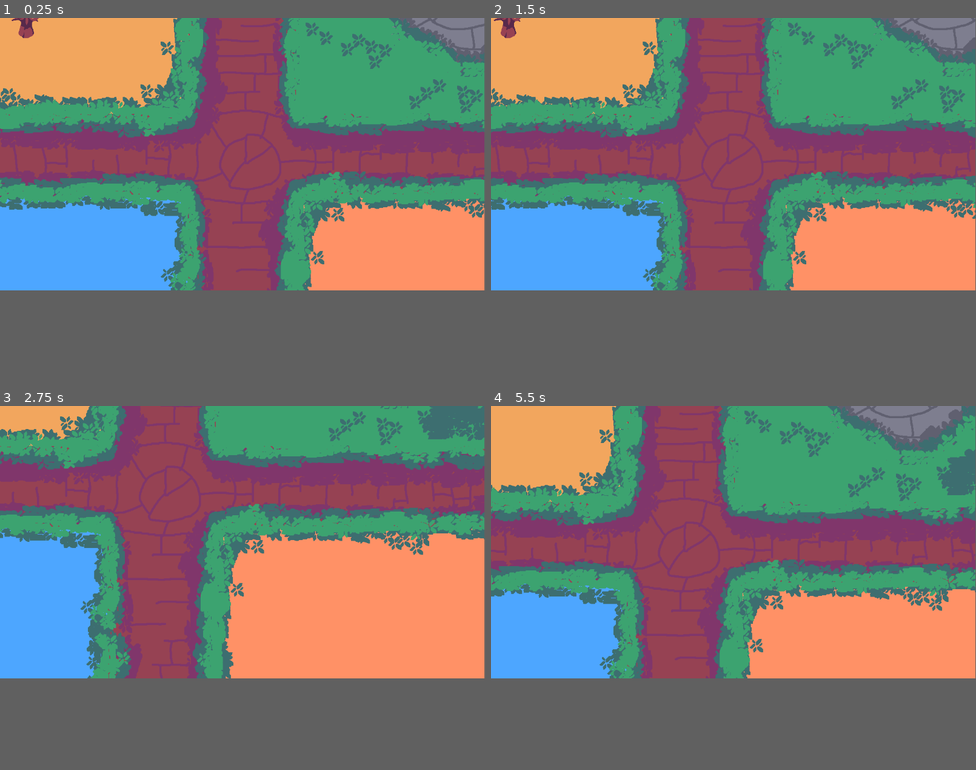
Above: before the commit, frames 1-4 (two rows, left to right).
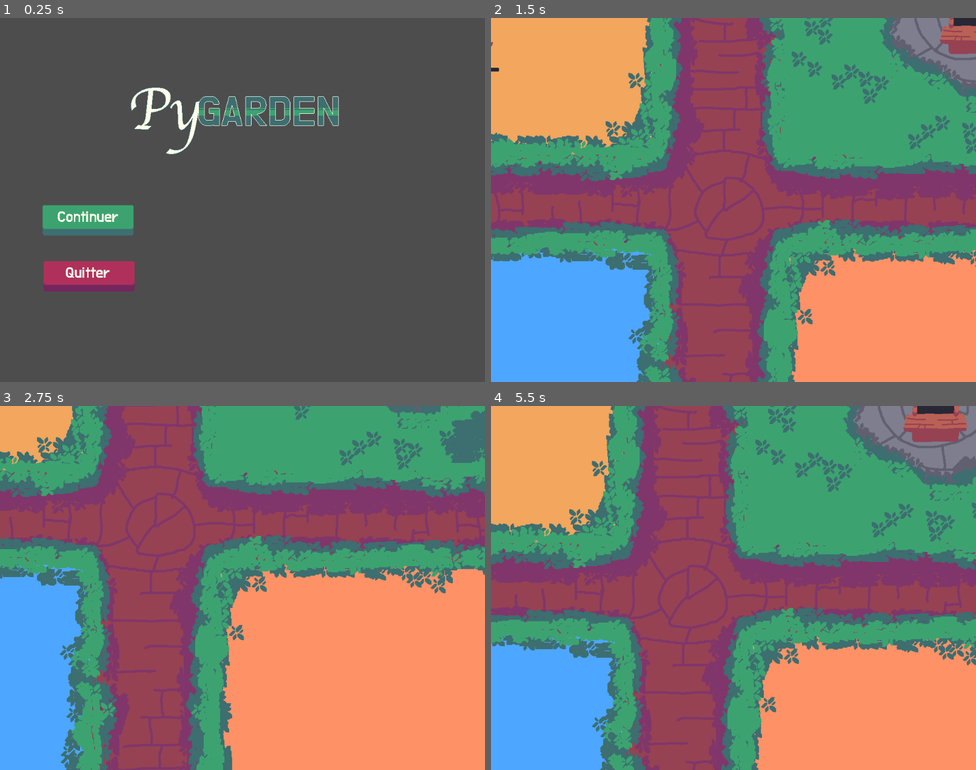
Above: after the commit, the same moments.

Repository: julesjung/pygarden
Game: Godot game, scene res://scenes/main_menu.tscn
Same seed, same stepped clock (60 frames per second), same inputs: the game is played once before the commit and once after it. Before the commit the project starts from res://scenes/game.tscn.
Inputs (mouse positions are in pixels of both pictures, inside the frame that each line leads up to):
- Up to frame 1 (0.25 s): no input
- Up to frame 2 (1.5 s): click (578, 170) at 0.52 s; tap Enter at 1.25 s; move the mouse to (840, 141) at 1.27 s; hold Right (ui_right) from 1.28 s (still down); click (840, 141) at 1.42 s
- Up to frame 3 (2.75 s): move the mouse to (145, 555) at 2.02 s; release Right (ui_right) at 2.03 s; hold Down (ui_down) from 2.03 s (still down); click (145, 555) at 2.17 s
- Up to frame 4 (5.5 s): move the mouse to (782, 482) at 2.77 s; release Down (ui_down) at 2.78 s; hold Right (ui_right) 2.78-3.53 s; click (782, 482) at 2.92 s; move the mouse to (709, 595) at 3.52 s; hold Up (ui_up) 3.53-4.28 s; click (709, 595) at 3.67 s; move the mouse to (879, 584) at 4.27 s; hold Left (ui_left) from 4.28 s (still down); click (879, 584) at 4.42 s; move the mouse to (588, 500) at 5.02 s; click (588, 500) at 5.17 s
In our replay, the window is 799x449 before the commit and 800x600 after it. These sizes can differ from the game's own. Grey fills any space a smaller window leaves; there, only what the larger window draws over its background counts as a difference.

The runs differ from the first frame. In frame 1, 75% of the frame differs, in the area x 0-100%, y 0-76%; in frame 2, 55%; in frame 3, 42%; in frame 4, 54%.

Commit message:
add main menu and progress bars for tree growth

Diff:
--- a/project.godot
+++ b/project.godot
@@ -11,8 +11,13 @@
 [application]
 
 config/name="PyGarden"
-run/main_scene="uid://chkxcvd0lqhga"
+run/main_scene="uid://cx4ht744wy5xw"
 config/features=PackedStringArray("4.6", "Mobile")
+
+[display]
+
+window/size/viewport_width=1024
+window/size/viewport_height=768
 
 [physics]
 
--- a/scenes/game.tscn
+++ b/scenes/game.tscn
@@ -1,12 +1,15 @@
 [gd_scene format=3 uid="uid://chkxcvd0lqhga"]
 
+[ext_resource type="Script" uid="uid://2m4fqey71vfw" path="res://scripts/game.gd" id="1_gee14"]
 [ext_resource type="Texture2D" uid="uid://cdj46qof1gj56" path="res://assets/background.png" id="1_uwrxv"]
 [ext_resource type="PackedScene" uid="uid://ckbqf1vd3rob4" path="res://scenes/player.tscn" id="2_yqjtg"]
 [ext_resource type="PackedScene" uid="uid://clikwtp53mcuy" path="res://scenes/soundtrack_player.tscn" id="3_lnu2h"]
 [ext_resource type="PackedScene" uid="uid://bkms3p4nr72k0" path="res://scenes/plant.tscn" id="4_iywne"]
 [ext_resource type="Resource" uid="uid://bjejmw80cv4yi" path="res://assets/data/oak_tree.tres" id="5_iywne"]
+[ext_resource type="PackedScene" uid="uid://b5crdouk1e5do" path="res://scenes/shop.tscn" id="6_p57ef"]
 
 [node name="Game" type="Node2D" unique_id=1294033400]
+script = ExtResource("1_gee14")
 
 [node name="Background" type="Sprite2D" parent="." unique_id=762893731]
 texture = ExtResource("1_uwrxv")
@@ -14,7 +17,13 @@
 [node name="Player" parent="." unique_id=1945465975 instance=ExtResource("2_yqjtg")]
 
 [node name="Camera2D" type="Camera2D" parent="Player" unique_id=286987270]
+limit_left = -1024
+limit_top = -768
+limit_right = 1024
+limit_bottom = 768
+limit_smoothed = true
 position_smoothing_enabled = true
+position_smoothing_speed = 8.0
 
 [node name="SoundtrackPlayer" parent="." unique_id=985671060 instance=ExtResource("3_lnu2h")]
 
@@ -22,4 +31,8 @@
 position = Vector2(-507, -391)
 plant_data = ExtResource("5_iywne")
 
+[node name="Shop" parent="." unique_id=1832679843 instance=ExtResource("6_p57ef")]
+position = Vector2(531, -431)
+
 [connection signal="input_event" from="Plant" to="Plant" method="_on_input_event"]
+[connection signal="input_event" from="Shop" to="." method="_on_shop_input_event"]
--- /dev/null
+++ b/scenes/main_menu.tscn
@@ -0,0 +1,65 @@
+[gd_scene format=3 uid="uid://cx4ht744wy5xw"]
+
+[ext_resource type="Script" uid="uid://dwdwhf8rik8gu" path="res://scripts/main_menu.gd" id="1_bqqt6"]
+[ext_resource type="Texture2D" uid="uid://673qsrrpdg0c" path="res://assets/logo.png" id="2_wu84c"]
+[ext_resource type="Texture2D" uid="uid://dxj4tpq2266kd" path="res://assets/main_menu/buttons.png" id="3_8ln24"]
+
+[sub_resource type="AtlasTexture" id="AtlasTexture_rtw2f"]
+atlas = ExtResource("3_8ln24")
+region = Rect2(0, 0, 192, 64)
+
+[sub_resource type="AtlasTexture" id="AtlasTexture_oa1go"]
+atlas = ExtResource("3_8ln24")
+region = Rect2(192, 0, 192, 64)
+
+[sub_resource type="AtlasTexture" id="AtlasTexture_bqqt6"]
+atlas = ExtResource("3_8ln24")
+region = Rect2(0, 128, 192, 64)
+
+[sub_resource type="AtlasTexture" id="AtlasTexture_wu84c"]
+atlas = ExtResource("3_8ln24")
+region = Rect2(192, 128, 192, 64)
+
+[node name="MainMenu" type="Control" unique_id=915495889]
+layout_mode = 3
+anchors_preset = 15
+anchor_right = 1.0
+anchor_bottom = 1.0
+grow_horizontal = 2
+grow_vertical = 2
+script = ExtResource("1_bqqt6")
+
+[node name="Logo" type="Sprite2D" parent="." unique_id=1404496493]
+position = Vector2(519, 210)
+texture = ExtResource("2_wu84c")
+
+[node name="ContinueButton" type="TextureButton" parent="." unique_id=1818256097]
+layout_mode = 1
+anchors_preset = -1
+anchor_left = 0.091000006
+anchor_top = 0.514
+anchor_right = 0.275
+anchor_bottom = 0.61300004
+offset_left = -3.1840057
+offset_top = 0.24798584
+offset_right = 0.3999939
+offset_bottom = 0.09597778
+texture_normal = SubResource("AtlasTexture_rtw2f")
+texture_pressed = SubResource("AtlasTexture_oa1go")
+
+[node name="QuitButton" type="TextureButton" parent="." unique_id=1828696062]
+layout_mode = 1
+anchors_preset = -1
+anchor_left = 0.09
+anchor_top = 0.66800004
+anchor_right = 0.27800003
+anchor_bottom = 0.767
+offset_left = 0.31999207
+offset_top = 0.13598633
+offset_right = -21.568024
+offset_bottom = -0.016021729
+texture_normal = SubResource("AtlasTexture_bqqt6")
+texture_pressed = SubResource("AtlasTexture_wu84c")
+
+[connection signal="pressed" from="ContinueButton" to="." method="_on_continue_button_pressed"]
+[connection signal="pressed" from="QuitButton" to="." method="_on_quit_button_pressed"]
--- a/scenes/plant.tscn
+++ b/scenes/plant.tscn
@@ -1,6 +1,8 @@
 [gd_scene format=3 uid="uid://bkms3p4nr72k0"]
 
 [ext_resource type="Script" uid="uid://c424sfwrwx50t" path="res://scripts/plant.gd" id="1_fi0kw"]
+[ext_resource type="Texture2D" uid="uid://bdbd8153i0ue5" path="res://assets/progress1.png" id="2_a88lo"]
+[ext_resource type="Texture2D" uid="uid://j8jvthuippbi" path="res://assets/progress2.png" id="3_m5w0e"]
 
 [sub_resource type="RectangleShape2D" id="RectangleShape2D_fi0kw"]
 size = Vector2(192, 256)
@@ -12,3 +14,13 @@
 
 [node name="CollisionShape2D" type="CollisionShape2D" parent="." unique_id=1076744544]
 shape = SubResource("RectangleShape2D_fi0kw")
+
+[node name="ProgressBar" type="TextureProgressBar" parent="." unique_id=914321779]
+offset_left = -56.0
+offset_top = 112.0
+offset_right = 40.0
+offset_bottom = 120.0
+max_value = 92.0
+texture_under = ExtResource("2_a88lo")
+texture_progress = ExtResource("3_m5w0e")
+texture_progress_offset = Vector2(2, 2)
--- /dev/null
+++ b/scenes/shop.tscn
@@ -0,0 +1,14 @@
+[gd_scene format=3 uid="uid://b5crdouk1e5do"]
+
+[ext_resource type="Texture2D" uid="uid://lj57rkuruoj2" path="res://assets/shop.png" id="1_lx5au"]
+
+[sub_resource type="RectangleShape2D" id="RectangleShape2D_lx5au"]
+size = Vector2(192, 256)
+
+[node name="Shop" type="Area2D" unique_id=1049053891]
+
+[node name="Shop" type="Sprite2D" parent="." unique_id=1877878651]
+texture = ExtResource("1_lx5au")
+
+[node name="CollisionShape2D" type="CollisionShape2D" parent="." unique_id=1388834033]
+shape = SubResource("RectangleShape2D_lx5au")
--- /dev/null
+++ b/scenes/shop_ui.tscn
@@ -0,0 +1,18 @@
+[gd_scene format=3 uid="uid://cwhva3e6xgkm4"]
+
+[ext_resource type="Texture2D" uid="uid://48n2ns8s6fy2" path="res://assets/shop/background.png" id="1_fs6yy"]
+
+[node name="ShopUI" type="CanvasLayer" unique_id=2100466771]
+
+[node name="Control" type="Control" parent="." unique_id=1346189924]
+layout_mode = 3
+anchor_right = 0.88900006
+anchor_bottom = 1.1850001
+offset_right = -0.12805176
+offset_bottom = 0.11993408
+grow_horizontal = 2
+grow_vertical = 2
+
+[node name="Background" type="Sprite2D" parent="Control" unique_id=1817772320]
+position = Vector2(512, 384)
+texture = ExtResource("1_fs6yy")
--- /dev/null
+++ b/scripts/game.gd
@@ -0,0 +1,7 @@
+extends Node2D
+
+var _shop_ui = preload("res://scenes/shop_ui.tscn").instantiate()
+
+func _on_shop_input_event(_viewport: Node, event: InputEvent, _shape_idx: int) -> void:
+	if event is InputEventMouseButton and event.is_pressed() and event.button_index == MOUSE_BUTTON_LEFT:
+		add_child(_shop_ui)
--- /dev/null
+++ b/scripts/main_menu.gd
@@ -0,0 +1,7 @@
+extends Control
+
+func _on_continue_button_pressed() -> void:
+	get_tree().change_scene_to_file("res://scenes/game.tscn")
+
+func _on_quit_button_pressed() -> void:
+	get_tree().quit()
--- a/scripts/plant.gd
+++ b/scripts/plant.gd
@@ -1,7 +1,9 @@
 extends Area2D
 
 @export var plant_data: PlantData
+
 @onready var _sprite = $Sprite2D
+@onready var _progress_bar = $ProgressBar
 
 var growth_stage = 0
 var start_time = Time.get_unix_time_from_system()
@@ -14,20 +16,28 @@
 func _process(_delta: float) -> void:
 	var elapsed = Time.get_unix_time_from_system() - start_time
 
-	if growth_stage == 0 and elapsed >= plant_data.growth_time:
-		growth_stage = 1
-		_sprite.frame = 1
-		start_time += plant_data.growth_time
-		elapsed -= plant_data.growth_time
+	if growth_stage == 0:
+		if elapsed >= plant_data.growth_time:
+			growth_stage = 1
+			_sprite.frame = 1
+			start_time += plant_data.growth_time
+			elapsed -= plant_data.growth_time
+		else:
+			_progress_bar.value = elapsed * 92 / plant_data.growth_time
 
-	if growth_stage == 1 and elapsed >= plant_data.production_time:
-		growth_stage = 2
-		_sprite.frame = 2
-		start_time += plant_data.production_time
+	if growth_stage == 1:
+		if elapsed >= plant_data.production_time:
+			growth_stage = 2
+			_sprite.frame = 2
+			start_time += plant_data.production_time
+			_progress_bar.hide()
+		else:
+			_progress_bar.value = elapsed * 92 / plant_data.production_time
 
-func _on_input_event(viewport: Node, event: InputEvent, shape_idx: int) -> void:
-	if event is InputEventMouseButton and event.button_index == MOUSE_BUTTON_LEFT:
+func _on_input_event(_viewport: Node, event: InputEvent, _shape_idx: int) -> void:
+	if event is InputEventMouseButton and event.is_pressed() and event.button_index == MOUSE_BUTTON_LEFT:
 		if growth_stage == 2:
 			growth_stage = 1
 			_sprite.frame = 1
 			start_time = Time.get_unix_time_from_system()
+			_progress_bar.show()
--- a/scripts/player.gd
+++ b/scripts/player.gd
@@ -2,4 +2,6 @@
 
 func _process(delta: float) -> void:
 	var input_direction = Input.get_vector("ui_left", "ui_right", "ui_up", "ui_down")
-	global_position += input_direction * 256 * delta
+	var new_position = global_position + input_direction * 256 * delta
+	global_position.x = clamp(new_position.x, -512, 512)
+	global_position.y = clamp(new_position.y, -384, 384)
--- /dev/null
+++ b/scripts/shop.gd
@@ -0,0 +1 @@
+extends Area2D
Binary file added: assets/progress1.png
Binary file added: assets/progress2.png
Not shown, added: scripts/game.gd.uid
Not shown, added: scripts/main_menu.gd.uid
Not shown, added: scripts/shop.gd.uid
